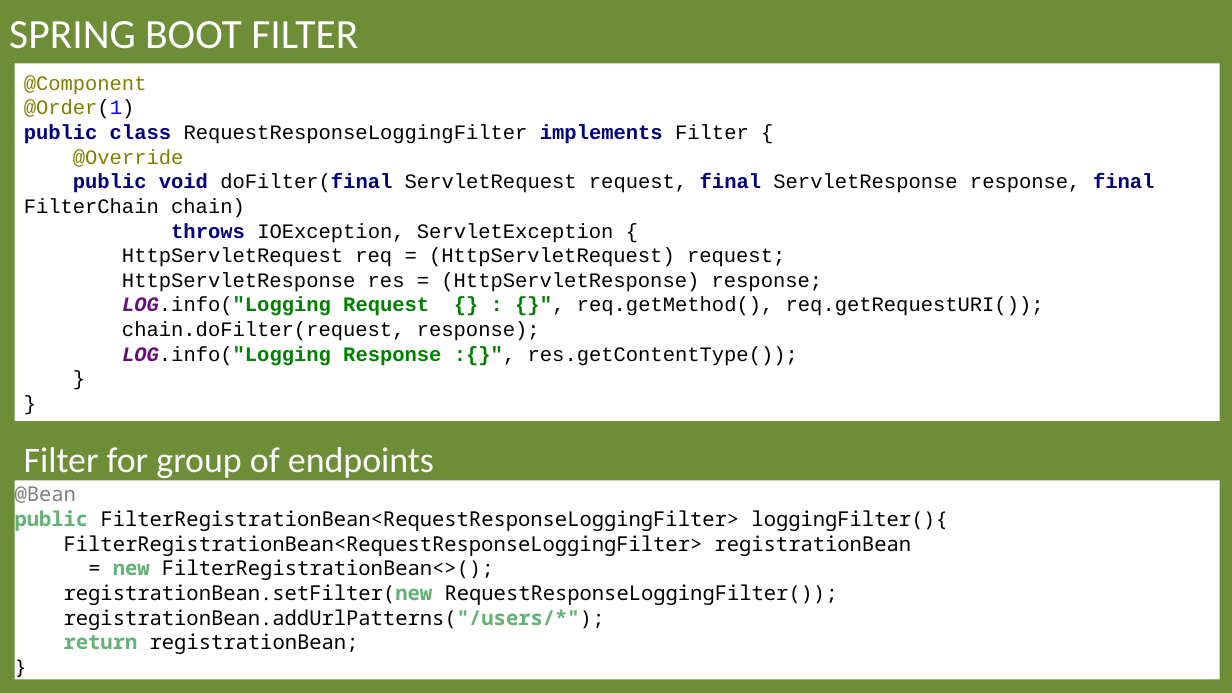
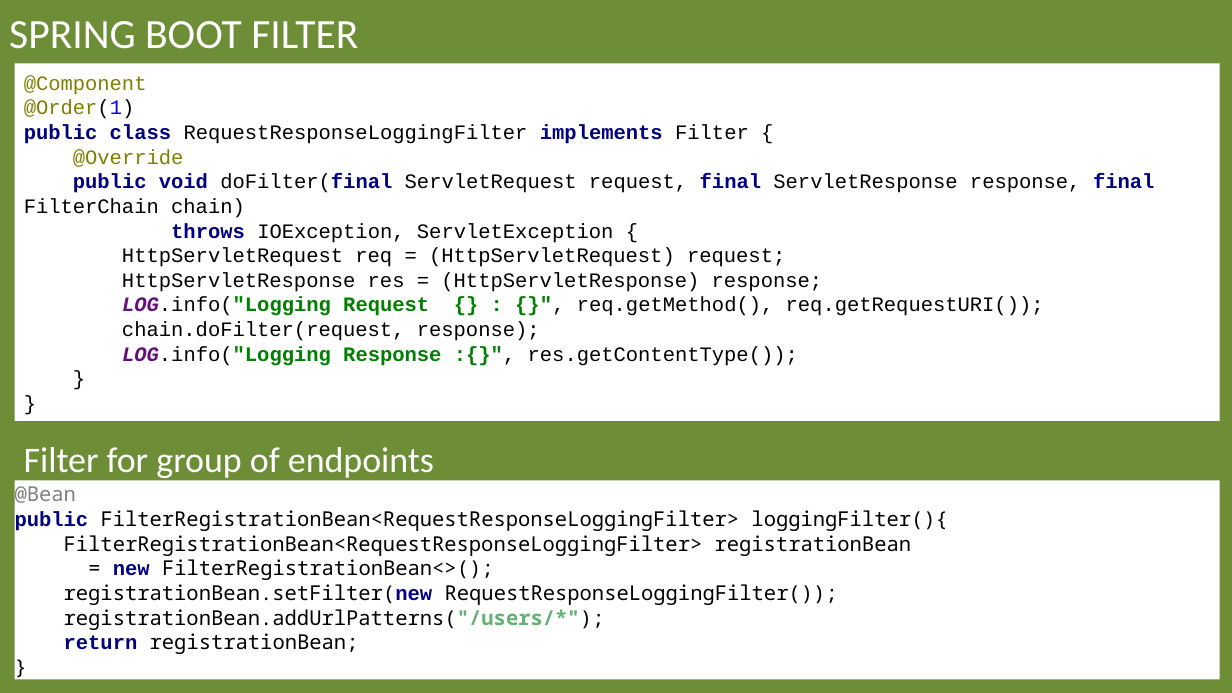
Before and after one commit to arenat/wiza_1, a slide deck: slide 30 of wiza.pptx (slide 28 before the commit). Drawn at 1232x693 pixels with LibreOffice and Linux fonts; fonts in the diff are those of the drawing; background and template pictures are left out. Boxes give left, top, right and bottom in pixels: in the first picture for what was removed or moved away, otherwise in the second. Text is boxed around its words. In the diff, an @@ line names an element or a change of style, - is before the commit and + after.

```diff
--- a/wiza.pptx
+++ b/wiza.pptx
@@ text in rectangle at (15, 510, 948, 654): font Noto Sans Mono to Courier New, text colour #63B175 to #000080 in "public", "new", "registrationBean.setFilter(new", "return" @@
```
Also in this commit, not shown: 55 other slides changed, 3 slides added, 1 other file.
